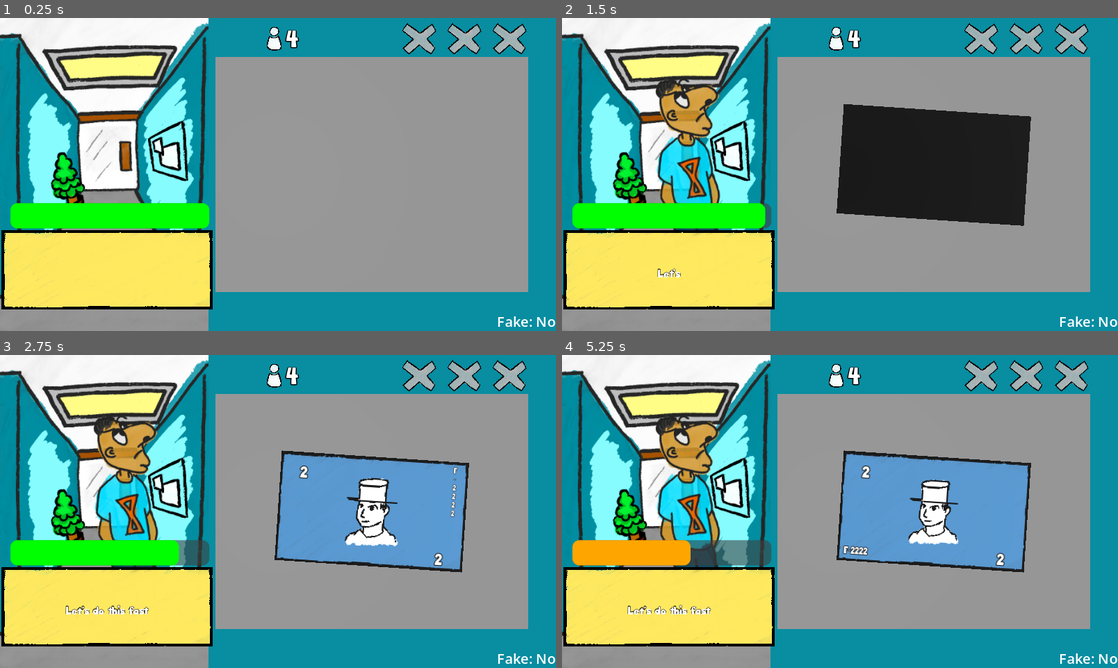
Above: before the commit, frames 1-4 (two rows, left to right).
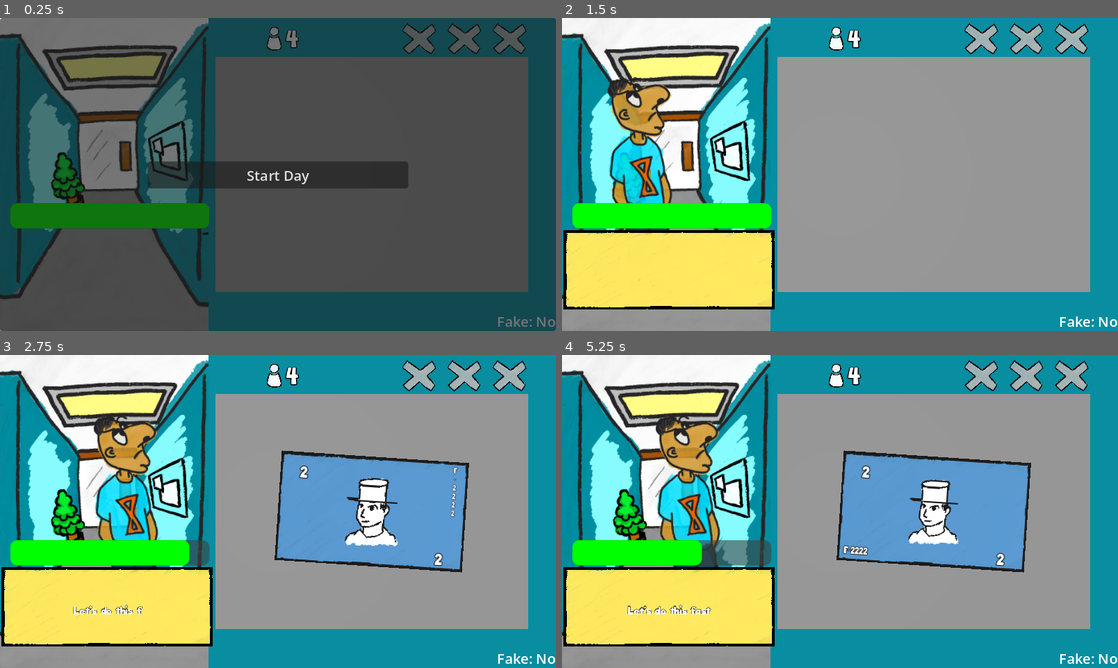
Above: after the commit, the same moments.

Repository: KaitoGameDev/brackeys-gj-2026-2
Game: Godot game, scene res://source/main.tscn
The game is run twice, just before and just after one commit, with the same random seed, the same clock (stepped at 60 frames per second) and the same inputs.
Inputs (mouse positions are in pixels of both pictures, inside the frame that each line leads up to):
- Up to frame 1 (0.25 s): no input
- Up to frame 2 (1.5 s): click (840, 174) at 0.5 s, where only the run after the commit has a clickable "Start Day"; move the mouse to (962, 158) at 1.27 s; click (962, 158) at 1.42 s
- Up to frame 3 (2.75 s): move the mouse to (166, 527) at 2.02 s; click (166, 527) at 2.17 s
- Up to frame 4 (5.25 s): move the mouse to (895, 442) at 2.77 s; click (895, 442) at 2.92 s; move the mouse to (812, 574) at 3.52 s; click (812, 574) at 3.67 s; move the mouse to (1006, 558) at 4.27 s; click (1006, 558) at 4.42 s; move the mouse to (673, 464) at 5.02 s; click (673, 464) at 5.17 s

The runs differ from the first frame. In frame 1, 97% of the frame differs, in the area x 0-100%, y 0-100%; in frame 2, 18%; in frame 3, 0.5%; in frame 4, 1.9%.

Commit message:
feat: add 'Start Day' button at the beginning of each wave

Diff:
--- a/source/clients/client_spawner.gd
+++ b/source/clients/client_spawner.gd
@@ -3,19 +3,48 @@
 var client_scene: PackedScene = preload("res://source/clients/client.tscn")
 
 @export var client_resources: Array[ClientResource]
+@export var wave_controller: WaveController
 
 @onready var origin: Marker3D = $Origin
 @onready var end: Marker3D = $End
 
 var current_client: Client = null
+var _spawning_enabled: bool = false
+
 
 func _ready() -> void:
-	spawn_client.call_deferred()
 	EventBus.on_event.connect(_on_event)
 
+
 func _on_event(event: Object) -> void:
-	if event is MoneyDestroyedEvent:
+	if event is WaveStartedEvent:
+		if wave_controller != null and wave_controller.can_start_wave():
+			_spawning_enabled = true
+			spawn_client()
+	elif event is WaveCompletedEvent:
+		_spawning_enabled = false
+	elif event is MoneyDestroyedEvent:
+		if not _spawning_enabled:
+			return
+		if wave_controller != null and wave_controller.is_pending_wave_complete():
+			_spawning_enabled = false
+			dismiss_current_client()
+			return
 		spawn_client.call_deferred()
+
+
+func dismiss_current_client() -> void:
+	if current_client == null:
+		return
+
+	var departing: Client = current_client
+	current_client = null
+	departing.finished_transition.connect(
+		func():
+			departing.queue_free.call_deferred()
+	)
+	departing.move_to(end.position, true)
+
 
 func spawn_client() -> void:
 	var previous_client: Client = current_client
--- a/source/main.tscn
+++ b/source/main.tscn
@@ -16,9 +16,11 @@
 [ext_resource type="Resource" uid="uid://2mfch1ghbbnp" path="res://resources/money/2_bill.tres" id="9_bill2"]
 [ext_resource type="Resource" uid="uid://x0bwlcu6fwj6" path="res://resources/money/5_bill.tres" id="10_bill5"]
 [ext_resource type="Resource" uid="uid://dg7045q6fh45g" path="res://resources/money/10_bill.tres" id="11_bill10"]
+[ext_resource type="Script" uid="uid://bwpbp8qmsulgw" path="res://source/ui/ui_controller.gd" id="11_sm8so"]
 [ext_resource type="Resource" uid="uid://doyd3f2167sjy" path="res://resources/money/20_bill.tres" id="12_bill20"]
 [ext_resource type="Resource" uid="uid://bpxc8ak8gpjx7" path="res://resources/money/50_bill.tres" id="13_bill50"]
 [ext_resource type="Resource" uid="uid://b6wfrbnlhrevb" path="res://resources/money/100_bill.tres" id="14_bill100"]
+[ext_resource type="Script" uid="uid://bva8u8qxst4an" path="res://source/money_swipe/wave_start_ui.gd" id="15_vjn7t"]
 
 [sub_resource type="Resource" id="WaveConfig_1"]
 script = ExtResource("8_wcfg")
@@ -102,6 +104,10 @@
 bill_auth_label = NodePath("../../CanvasLayer/DebugContainer/BillAuth")
 wave_progress_bar = NodePath("../../CanvasLayer/WaveContainer/ProgressBar")
 waves = Array[ExtResource("8_wcfg")]([SubResource("WaveConfig_1"), SubResource("WaveConfig_2"), SubResource("WaveConfig_3"), SubResource("Resource_rewae")])
+
+[node name="UIController" type="Node" parent="Controllers" unique_id=322865138 node_paths=PackedStringArray("wave_start_container")]
+script = ExtResource("11_sm8so")
+wave_start_container = NodePath("../../CanvasLayer/WaveStartContainer")
 
 [node name="CanvasLayer" type="CanvasLayer" parent="." unique_id=1115977841]
 
@@ -183,6 +189,39 @@
 offset_right = -12.0
 offset_bottom = -3.0000038
 
+[node name="WaveStartContainer" type="Control" parent="CanvasLayer" unique_id=1653313975]
+layout_mode = 3
+anchors_preset = 15
+anchor_right = 1.0
+anchor_bottom = 1.0
+grow_horizontal = 2
+grow_vertical = 2
+script = ExtResource("15_vjn7t")
+
+[node name="Panel" type="Panel" parent="CanvasLayer/WaveStartContainer" unique_id=1335904613]
+layout_mode = 1
+anchors_preset = 15
+anchor_right = 1.0
+anchor_bottom = 1.0
+grow_horizontal = 2
+grow_vertical = 2
+
+[node name="Button" type="Button" parent="CanvasLayer/WaveStartContainer" unique_id=816962166]
+custom_minimum_size = Vector2(300, 0)
+layout_mode = 1
+anchors_preset = 8
+anchor_left = 0.5
+anchor_top = 0.5
+anchor_right = 0.5
+anchor_bottom = 0.5
+offset_left = -40.0
+offset_top = -15.5
+offset_right = 40.0
+offset_bottom = 15.5
+grow_horizontal = 2
+grow_vertical = 2
+text = "Start Day"
+
 [node name="MoneyContainer" type="Node3D" parent="." unique_id=537026169]
 
 [node name="CustomerPosition" type="Node3D" parent="MoneyContainer" unique_id=5805678]
@@ -203,9 +242,10 @@
 [node name="DeskContainer" type="Node3D" parent="." unique_id=1004945751]
 transform = Transform3D(1, 0, 0, 0, 1, 0, 0, 0, 1, -1.6144667, -0.58776855, 0)
 
-[node name="ClientSpawner" parent="DeskContainer" unique_id=142628562 instance=ExtResource("2_62cc7")]
+[node name="ClientSpawner" parent="DeskContainer" unique_id=142628562 node_paths=PackedStringArray("wave_controller") instance=ExtResource("2_62cc7")]
 transform = Transform3D(1, 0, 0, 0, 1, 0, 0, 0, 1, 0, -0.9133301, 0)
 client_resources = Array[ExtResource("3_s8x7u")]([ExtResource("4_4naa1"), ExtResource("5_1elff"), ExtResource("6_2uit2")])
+wave_controller = NodePath("../../Controllers/WaveController")
 
 [node name="BankBg" type="Sprite3D" parent="DeskContainer" unique_id=1125830694]
 transform = Transform3D(0.19, 0, 0, 0, 0.19, 0, 0, 0, 0.19, -0.060441017, -3, -0.021023095)
--- /dev/null
+++ b/source/money_swipe/wave_start_ui.gd
@@ -0,0 +1,11 @@
+extends Control
+
+@onready var _button: Button = $Button
+
+
+func _ready() -> void:
+	_button.pressed.connect(_on_start_day_pressed)
+
+
+func _on_start_day_pressed() -> void:
+	EventBus.send_event(WaveStartedEvent.new())
--- /dev/null
+++ b/source/ui/ui_controller.gd
@@ -0,0 +1,27 @@
+extends Node
+
+@export var wave_start_container: Control
+
+
+func _ready() -> void:
+	if wave_start_container == null:
+		push_error("UIController: assign wave_start_container in the inspector.")
+		return
+
+	EventBus.on_event.connect(_on_event)
+	show_wave_start()
+
+
+func _on_event(event: Object) -> void:
+	if event is WaveStartedEvent:
+		hide_wave_start()
+	elif event is WaveCompletedEvent:
+		show_wave_start()
+
+
+func show_wave_start() -> void:
+	wave_start_container.visible = true
+
+
+func hide_wave_start() -> void:
+	wave_start_container.visible = false
--- /dev/null
+++ b/source/waves/events/wave_completed_event.gd
@@ -0,0 +1 @@
+class_name WaveCompletedEvent
--- /dev/null
+++ b/source/waves/events/wave_started_event.gd
@@ -0,0 +1 @@
+class_name WaveStartedEvent
--- a/source/waves/wave_controller.gd
+++ b/source/waves/wave_controller.gd
@@ -1,3 +1,4 @@
+class_name WaveController
 extends Node
 
 @export var money_swipe_controller: Node
@@ -14,6 +15,8 @@
 var _spawned_in_wave: int = 0
 var _completed_in_wave: int = 0
 var _awaiting_destroy: bool = false
+var _wave_active: bool = false
+var _pending_wave_complete: bool = false
 var _patience_tween: Tween
 var _patience_running: bool = false
 
@@ -57,6 +60,9 @@
 
 
 func _on_event(event: Object) -> void:
+	if event is WaveStartedEvent:
+		if can_start_wave():
+			_wave_active = true
 	if event is MoneySwipedEvent:
 		_stop_patience_meter()
 	if event is MoneyDestroyedEvent:
@@ -64,6 +70,8 @@
 		_on_money_destroyed()
 	if event is OnClientEntered:
 		_try_spawn_next()
+	if event is OnClientExited:
+		_on_client_exited()
 
 
 func _on_money_destroyed() -> void:
@@ -77,12 +85,25 @@
 	if _completed_in_wave < current_wave.money_count:
 		return
 
+	_wave_active = false
+	_pending_wave_complete = true
+
 	if _wave_index + 1 < waves.size():
 		_wave_index += 1
 		_spawned_in_wave = 0
 		_completed_in_wave = 0
 
+
+func _on_client_exited() -> void:
+	if not _pending_wave_complete:
+		return
+
+	_pending_wave_complete = false
+	EventBus.send_event(WaveCompletedEvent.new())
+
 func _try_spawn_next() -> void:
+	if not _wave_active:
+		return
 	if _awaiting_destroy:
 		return
 	if _wave_index >= waves.size():
@@ -137,3 +158,13 @@
 
 func _update_bill_auth_label(is_fake: bool) -> void:
 	bill_auth_label.text = "Fake: Yes" if is_fake else "Fake: No"
+
+
+func can_start_wave() -> bool:
+	if _wave_index >= waves.size():
+		return false
+	return _completed_in_wave < waves[_wave_index].money_count
+
+
+func is_pending_wave_complete() -> bool:
+	return _pending_wave_complete
Not shown, added: source/money_swipe/wave_start_ui.gd.uid
Not shown, added: source/ui/ui_controller.gd.uid
Not shown, added: source/waves/events/wave_completed_event.gd.uid
Not shown, added: source/waves/events/wave_started_event.gd.uid
